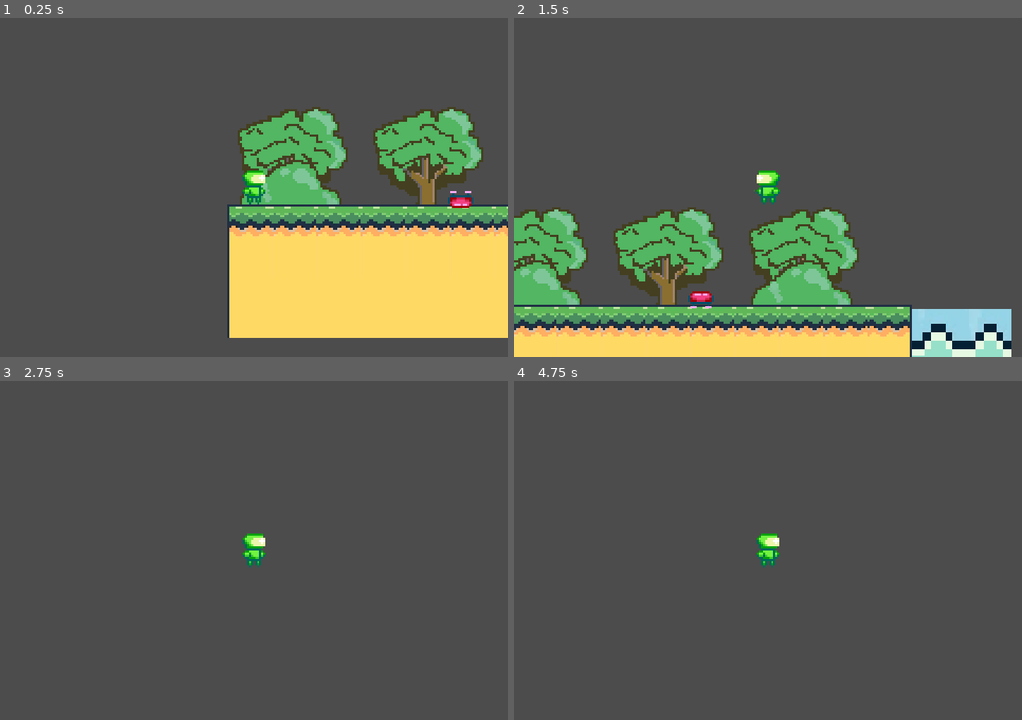
Above: before the commit, frames 1-4 (two rows, left to right).
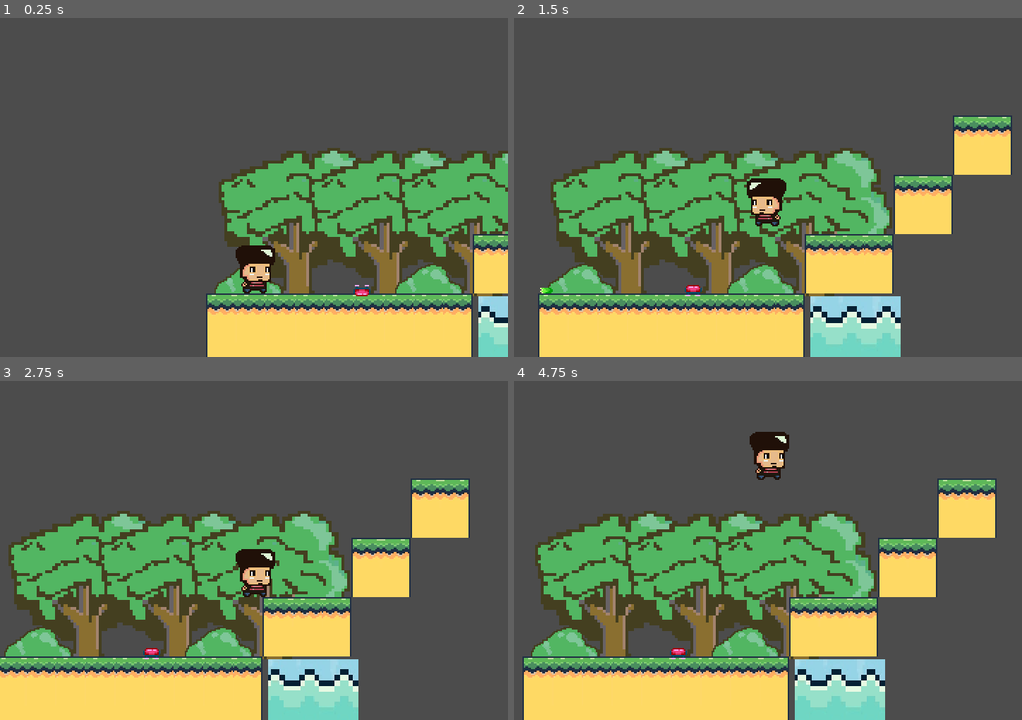
Above: after the commit, the same moments.

Repository: aloksbd/BrakeysPlatformer
Game: Godot game, scene res://scenes/testLevel.tscn
The game is run twice, just before and just after one commit, with the same random seed, the same clock (stepped at 60 frames per second) and the same inputs.
Inputs:
- Up to frame 1 (0.25 s): no input
- Up to frame 2 (1.5 s): hold X (catch) 0.53-1.28 s; hold Right (ui_right) from 0.53 s (still down); tap Up (ui_up) at 0.77 s; tap Z (dash) at 1.35 s
- Up to frame 3 (2.75 s): tap Up (ui_up) at 1.52 s; release Right (ui_right) at 2.03 s; hold Left (ui_left) from 2.03 s (still down); hold X (catch) from 2.03 s (still down)
- Up to frame 4 (4.75 s): release Left (ui_left) at 2.78 s; release X (catch) at 2.78 s; hold Right (ui_right) 2.78-4.28 s; tap Z (dash) at 2.85, 4.35 s; tap Up (ui_up) at 3.02, 3.77, 4.52 s; hold X (catch) 3.53-4.28 s; hold Left (ui_left) from 4.28 s (still down)

The runs differ from the first frame. In frame 1, 32% of the frame differs, in the area x 40-100%, y 26-100%; in frame 2, 44%, in the area x 0-99%, y 28-100%; in frame 3, 42%; in frame 4, 44%.

Commit message:
newtree + hero

Diff:
--- a/project.godot
+++ b/project.godot
@@ -21,8 +21,8 @@
 
 [display]
 
-window/size/width=240
-window/size/height=160
+window/size/width=360
+window/size/height=240
 window/size/test_width=720
 window/size/test_height=480
 window/stretch/mode="2d"
--- a/scenes/player.tscn
+++ b/scenes/player.tscn
@@ -1,20 +1,22 @@
 [gd_scene load_steps=4 format=2]
 
 [ext_resource path="res://scripts/player.gd" type="Script" id=1]
-[ext_resource path="res://images/neoGreen.png" type="Texture" id=2]
+[ext_resource path="res://images/Hero.png" type="Texture" id=2]
 
 [sub_resource type="RectangleShape2D" id=1]
-extents = Vector2( 3.74767, 7.92977 )
+extents = Vector2( 16, 16 )
 
 [node name="player" type="KinematicBody2D"]
 script = ExtResource( 1 )
 
 [node name="Sprite" type="Sprite" parent="."]
 texture = ExtResource( 2 )
-hframes = 7
 
 [node name="CollisionShape2D" type="CollisionShape2D" parent="."]
+position = Vector2( 0, 16 )
 shape = SubResource( 1 )
 
 [node name="Camera2D" type="Camera2D" parent="."]
 current = true
+limit_top = -100
+limit_bottom = 50
--- a/scenes/testLevel.tscn
+++ b/scenes/testLevel.tscn
@@ -11,7 +11,7 @@
 
 [node name="tree" parent="." instance=ExtResource( 4 )]
 position = Vector2( 0, -31 )
-tile_data = PoolIntArray( 65537, 0, 0, 65538, 0, 0, 65539, 0, 0 )
+tile_data = PoolIntArray( 1, 0, 0, 2, 0, 0, 3, 0, 0 )
 
 [node name="bush" parent="." instance=ExtResource( 5 )]
 position = Vector2( 0, -31 )
@@ -23,7 +23,7 @@
 
 [node name="platform" parent="." instance=ExtResource( 1 )]
 position = Vector2( 0, -31 )
-tile_data = PoolIntArray( 393219, 0, 0, 393220, 0, 4, 393221, 0, 4, 393222, 0, 4, 393223, 0, 4, 393224, 0, 4, 393225, 0, 4, 393226, 0, 4, 393227, 0, 4, 393228, 0, 8, 458755, 0, 65536, 458756, 0, 65540, 458757, 0, 65540, 458758, 0, 65540, 458759, 0, 65540, 458760, 0, 65540, 458761, 0, 65540, 458762, 0, 65540, 458763, 0, 65540, 458764, 0, 65544, 524291, 0, 131072, 524292, 0, 131076, 524293, 0, 131076, 524294, 0, 131076, 524295, 0, 131076, 524296, 0, 131076, 524297, 0, 131076, 524298, 0, 131076, 524299, 0, 131076, 524300, 0, 131080 )
+tile_data = PoolIntArray( 17, 0, 0, 18, 0, 8, 65553, 0, 131072, 65554, 0, 131080, 131087, 0, 0, 131088, 0, 8, 196623, 0, 131072, 196624, 0, 131080, 262156, 0, 0, 262157, 0, 4, 262158, 0, 8, 327692, 0, 131072, 327693, 0, 131076, 327694, 0, 131080, 393219, 0, 0, 393220, 0, 4, 393221, 0, 4, 393222, 0, 4, 393223, 0, 4, 393224, 0, 4, 393225, 0, 4, 393226, 0, 4, 393227, 0, 8, 458755, 0, 65536, 458756, 0, 65540, 458757, 0, 65540, 458758, 0, 65540, 458759, 0, 65540, 458760, 0, 65540, 458761, 0, 65540, 458762, 0, 65540, 458763, 0, 65544, 524291, 0, 131072, 524292, 0, 131076, 524293, 0, 131076, 524294, 0, 131076, 524295, 0, 131076, 524296, 0, 131076, 524297, 0, 131076, 524298, 0, 131076, 524299, 0, 131080 )
 
 [node name="KinematicBody2D2" parent="." instance=ExtResource( 3 )]
 position = Vector2( 173.361, 92.761 )
--- a/scenes/tree.tscn
+++ b/scenes/tree.tscn
@@ -1,18 +1,18 @@
 [gd_scene load_steps=3 format=2]
 
-[ext_resource path="res://images/Sprite-0004 Tree.png" type="Texture" id=1]
+[ext_resource path="res://images/Tree.png" type="Texture" id=1]
 
 [sub_resource type="TileSet" id=1]
-0/name = "Sprite-0004 Tree.png 0"
+0/name = "Tree.png 0"
 0/texture = ExtResource( 1 )
 0/tex_offset = Vector2( 0, 0 )
 0/modulate = Color( 1, 1, 1, 1 )
-0/region = Rect2( 0, 0, 64, 64 )
+0/region = Rect2( 64, 55, 128, 128 )
 0/tile_mode = 1
 0/autotile/bitmask_mode = 0
 0/autotile/bitmask_flags = [  ]
 0/autotile/icon_coordinate = Vector2( 0, 0 )
-0/autotile/tile_size = Vector2( 64, 64 )
+0/autotile/tile_size = Vector2( 128, 128 )
 0/autotile/spacing = 0
 0/autotile/occluder_map = [  ]
 0/autotile/navpoly_map = [  ]
--- a/scripts/player.gd
+++ b/scripts/player.gd
@@ -42,6 +42,7 @@
 	motion = move_and_slide(motion,UP)
 
 func _process(delta):
+
 	if Input.is_action_pressed("catch"):
 		if bullet != null:
 			print("caught")
Not shown, removed: .mono/metadata/ide_server_meta.txt
Binary file added: images/Evil pg.png
Not shown, added: images/Evil pg.png.import
Binary file added: images/Hero 2.png
Not shown, changed: images/Hero 2.png.import
Binary file added: images/Hero 3.png
Not shown, added: images/Hero 3.png.import
Binary file added: images/Hero.png
Not shown, added: images/Hero.png.import
Binary file removed: images/Sprite-0004 Tree.png
Binary file added: images/Tree.png
Not shown, added: images/Tree.png.import
